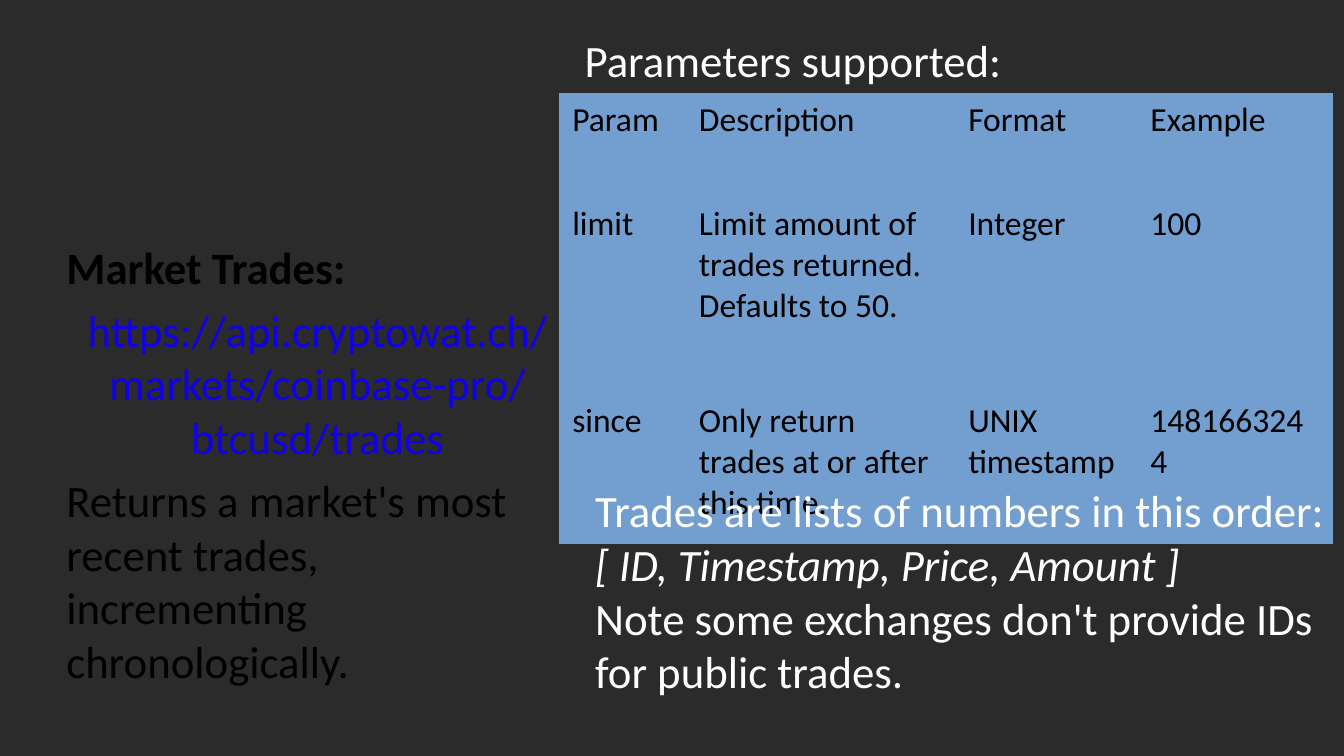
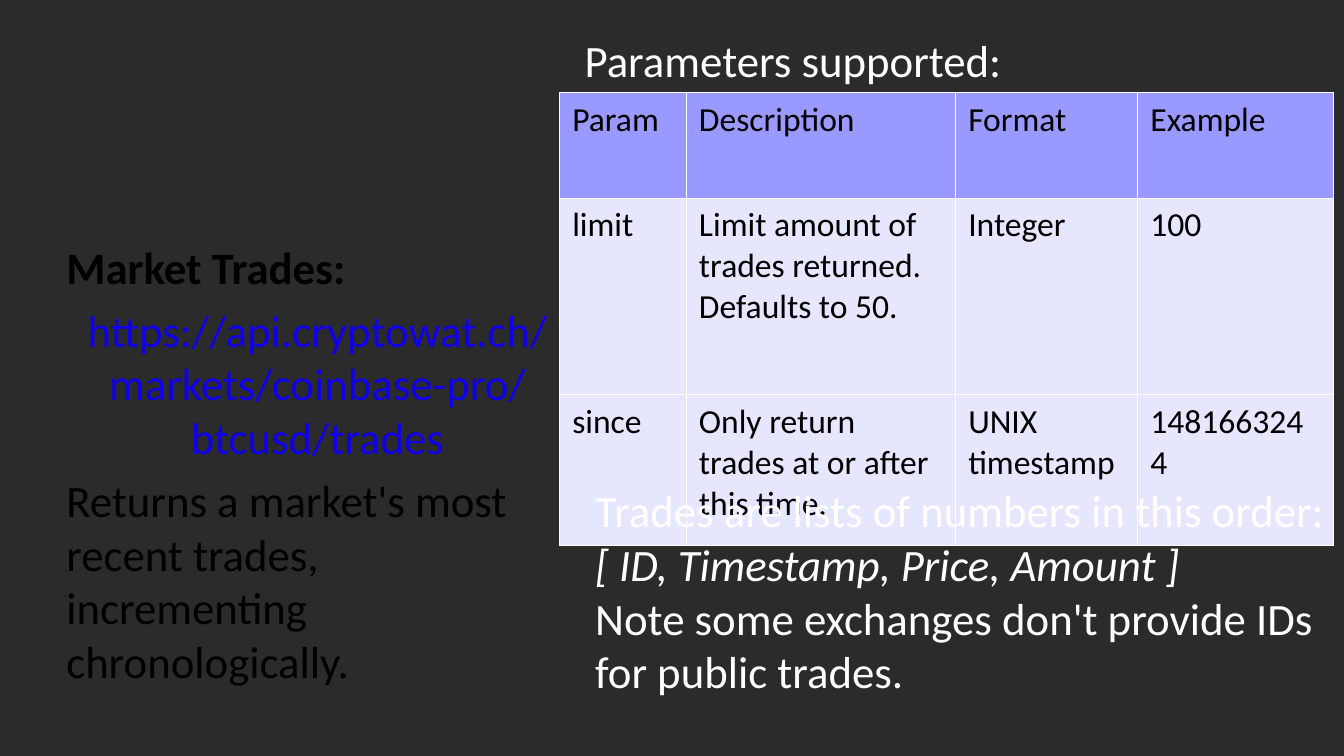
Before and after one commit to GabriM97/CryptoWolf, a slide deck: slide 12 of Student Presentation/Student_Presentation.odp. Drawn at 1344x756 pixels with LibreOffice and Linux fonts; fonts in the diff are those of the drawing; background and template pictures are left out; a plain dark background stands for a picture behind light text. Boxes give left, top, right and bottom in pixels: in the first picture for what was removed or moved away, otherwise in the second. Text is boxed around its words. In the diff, an @@ line names an element or a change of style, - is before the commit and + after.

```diff
--- a/Student Presentation/Student_Presentation.odp
+++ b/Student Presentation/Student_Presentation.odp
@@ table at [559,93,1333,520] @@
@@ fill #729FCF to #9999FF in row 1 @@
@@ fill #729FCF to #E6E6FF in 8 cells @@
@@ borders changed @@
```
Also in this commit, not shown: 3 other slides changed, 6 other files.
